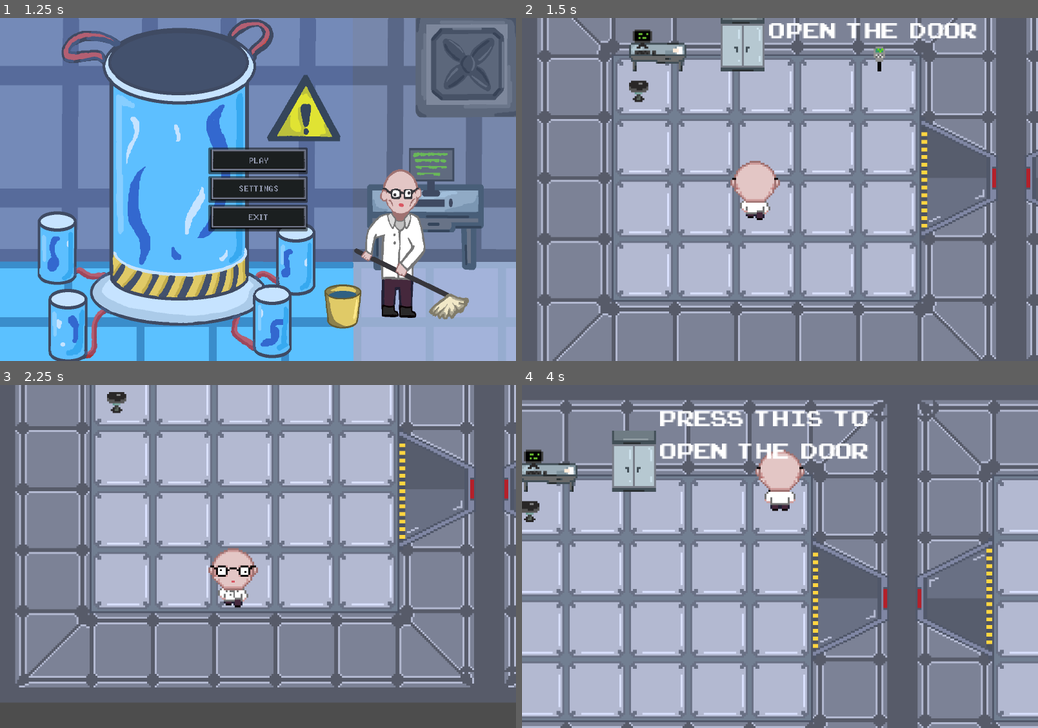
Above: before the commit, frames 1-4 (two rows, left to right).
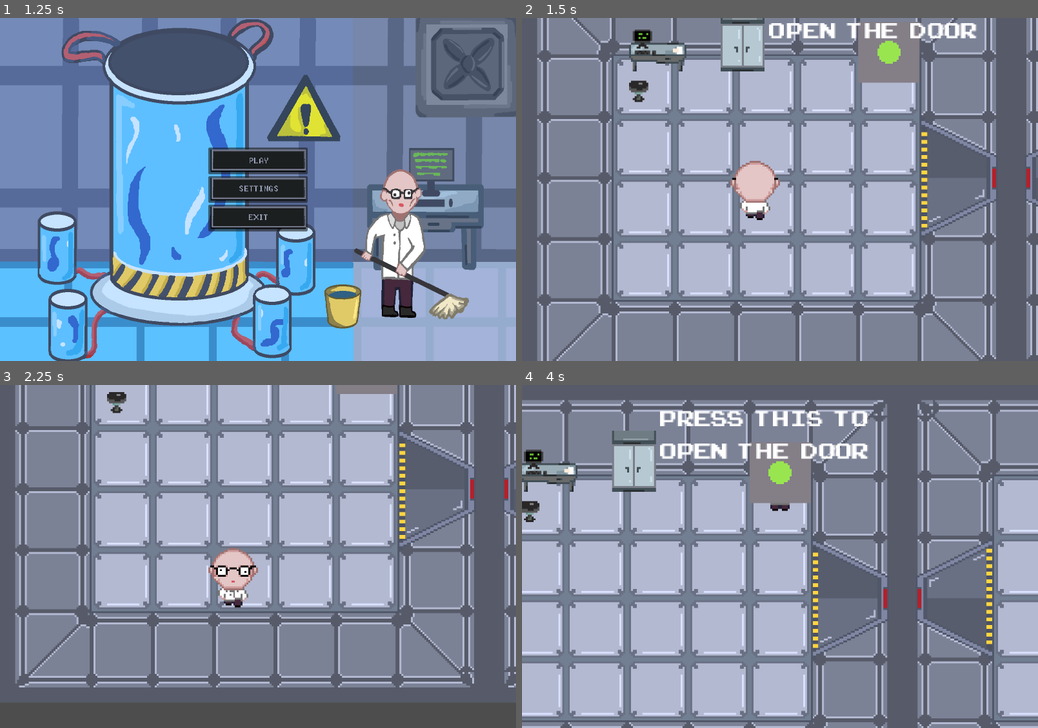
Above: after the commit, the same moments.

Repository: Pi-pol/Tachyon-race
Game: Godot game, scene res://Scenes/title.tscn
The game is run twice, just before and just after one commit, with the same random seed, the same clock (stepped at 60 frames per second) and the same inputs.
Inputs (mouse positions are in pixels of both pictures, inside the frame that each line leads up to):
- Up to frame 1 (1.25 s): tap Enter at 0.5 s; move the mouse to (371, 172) at 0.52 s; hold Right (ui_right) from 0.53 s (still down); tap K at 0.6 s; click (371, 172) at 0.67 s
- Up to frame 2 (1.5 s): release Right (ui_right) at 1.25 s; click (780, 162) at 1.25 s
- Up to frame 3 (2.25 s): tap Space at 2 s; move the mouse to (154, 573) at 2.02 s; hold Down (ui_down) from 2.03 s (still down); tap K at 2.1 s
- Up to frame 4 (4 s): move the mouse to (831, 481) at 2.77 s; release Down (ui_down) at 2.78 s; hold Right (ui_right) 2.78-3.53 s; tap K at 2.85, 3.6 s; move the mouse to (754, 625) at 3.52 s; hold Up (ui_up) from 3.53 s (still down); click (754, 625) at 3.67 s

Frame 1 is identical in both runs. In frame 2, 1.2% of the frame differs, in the area x 65-77%, y 1-19%; in frame 3, 0.3%; in frame 4, 1.5%, in the area x 44-56%, y 16-35%.

Commit message:
fixed button

Diff:
--- a/Scenes/1stlevel.tscn
+++ b/Scenes/1stlevel.tscn
@@ -117,7 +117,6 @@
 texture = ExtResource("2_40tig")
 
 [node name="ButtonGame" parent="." instance=ExtResource("6_4hc3a")]
-visible = false
 position = Vector2(176, 30)
 
 [node name="AudioStreamPlayer2D" type="AudioStreamPlayer2D" parent="ButtonGame"]
--- a/Scripts/ButtonGame.gd
+++ b/Scripts/ButtonGame.gd
@@ -1,9 +1,9 @@
 extends Node2D
 
-signal door_keycard_reader_pressed
+signal door_button_pressed
 
 func _on_action_fild_area_entered(area):
-
 	$AudioStreamPlayer2D.play()
 	await get_tree().create_timer(0.7).timeout
-	door_keycard_reader_pressed.emit()
+	door_button_pressed.emit()
+	queue_free()
